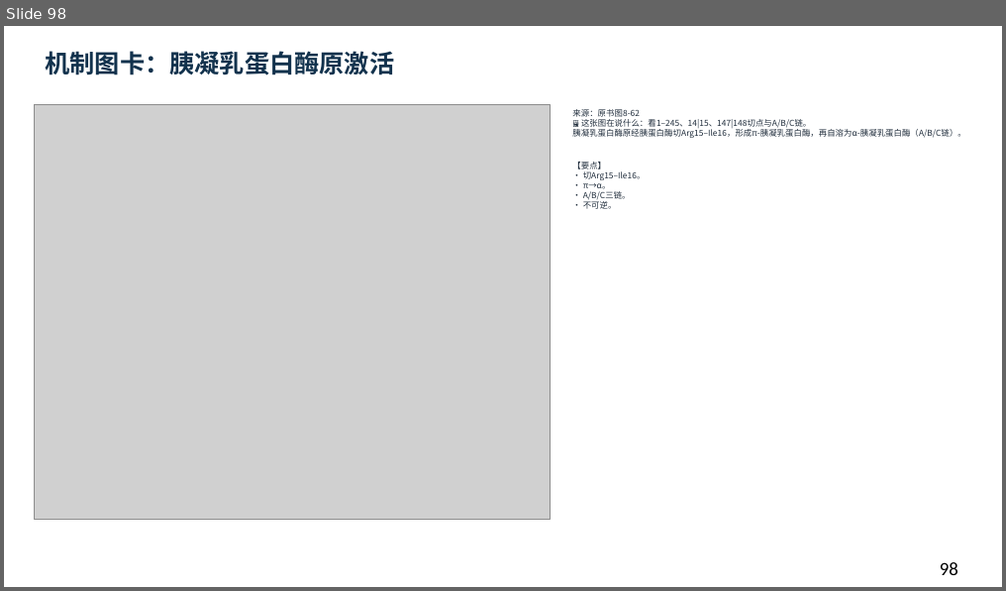
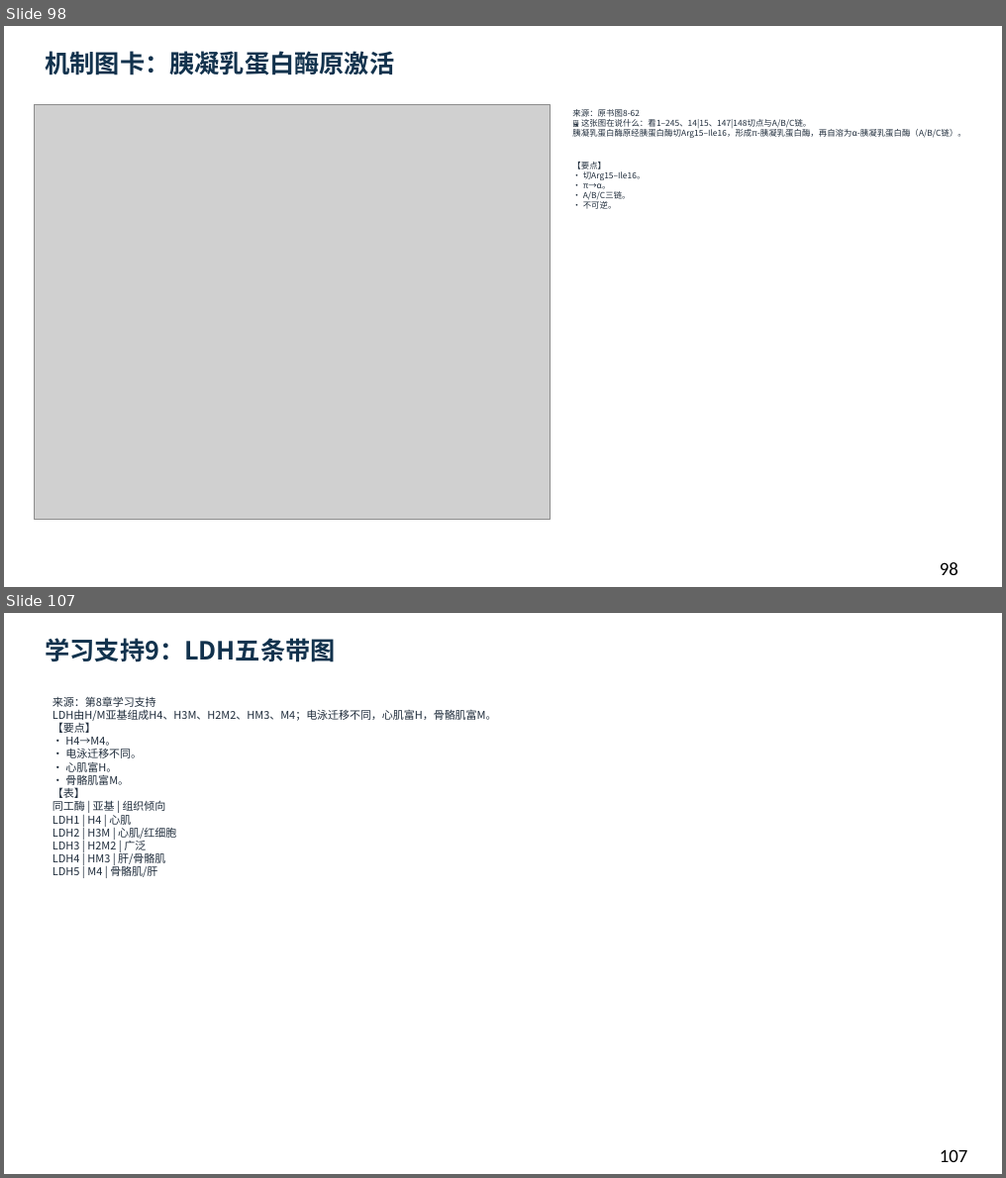
Before and after one commit to newkan-li/Biochemistry, a slide deck: downloads/bc08-ai-style.pptx. Shown one above the other, each under a label of ours: slide 98 before the commit, slides 98 and 107 after it; the slides between them are not shown. The pictures are 1006x591 and 1006x1178 pixels, drawn with LibreOffice and Linux fonts; fonts in the diff are those of the drawing; grey boxes stand for pictures. Boxes give left, top, right and bottom in pixels: in the first picture for what was removed or moved away, otherwise in the second. Text is boxed around its words. In the diff, an @@ line names an element or a change of style, - is before the commit and + after.

```diff
--- a/downloads/bc08-ai-style.pptx
+++ b/downloads/bc08-ai-style.pptx
@@ slide 107 added at (4, 613, 1002, 1174), background #FFFFFF @@
@@ text added at (45, 638, 335, 663), 24 pt, text #12324D, bold @@
+学习支持9：LDH五条带图
@@ text added at (53, 696, 497, 877), 10.5 pt, text #202D3C @@
+来源：第8章学习支持
+LDH由H/M亚基组成H4、H3M、H2M2、HM3、M4；电泳迁移不同，心肌富H，骨骼肌富M。
+【要点】
+• H4→M4。
+• 电泳迁移不同。
+• 心肌富H。
+• 骨骼肌富M。
+【表】
+同工酶 | 亚基 | 组织倾向
+LDH1 | H4 | 心肌
+LDH2 | H3M | 心肌/红细胞
+LDH3 | H2M2 | 广泛
+LDH4 | HM3 | 肝/骨骼肌
+LDH5 | M4 | 骨骼肌/肝
@@ text added at (940, 1150, 968, 1162), 18 pt, text #000000 @@
+107
```
Also in this commit, not shown: 1 slide changed, 8 other slides added, 6 other files.
